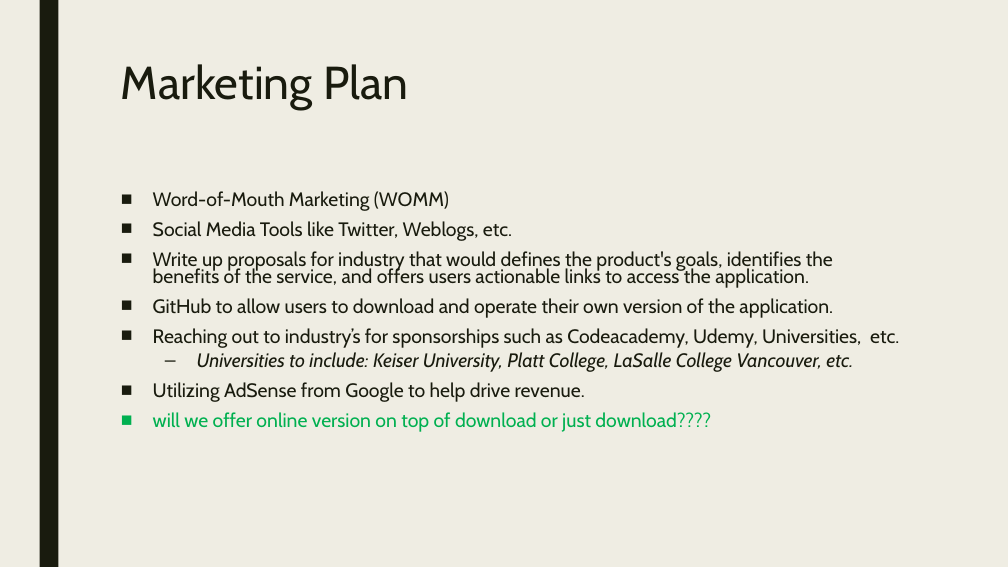
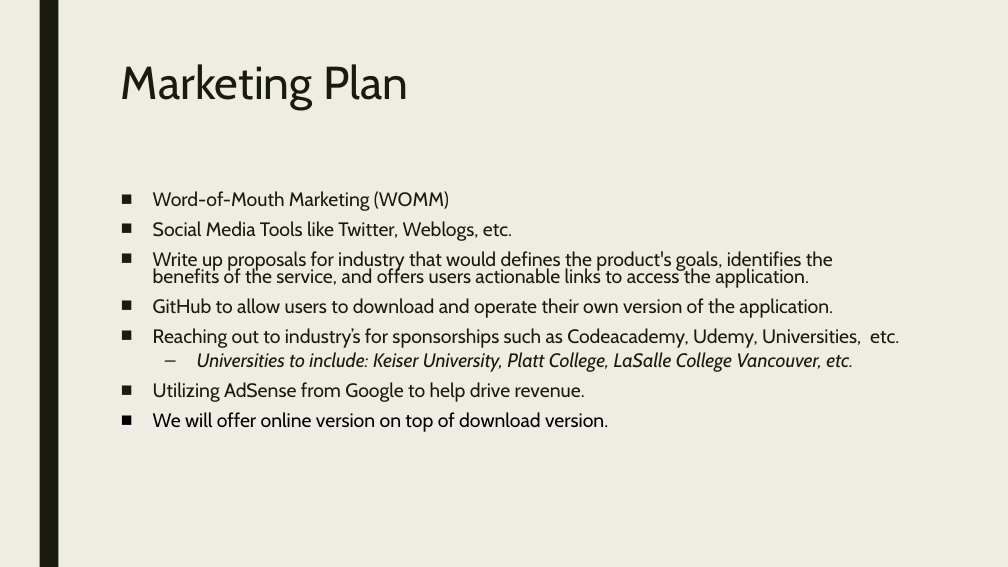
Before and after one commit to codeDeck-Learning-Tools/codeDeck, a slide deck: slide 8 of powerpoint/codeDeck.pptx. Drawn at 1008x567 pixels with LibreOffice and Linux fonts; fonts in the diff are those of the drawing. Boxes give left, top, right and bottom in pixels: in the first picture for what was removed or moved away, otherwise in the second. Text is boxed around its words. In the diff, an @@ line names an element or a change of style, - is before the commit and + after.

```diff
--- a/powerpoint/codeDeck.pptx
+++ b/powerpoint/codeDeck.pptx
@@ text at [153,412,608,432]: text changed; text colour #00B050 to #000000 @@
-■ will we offer online version on top of download or just download????
+■ We will offer online version on top of download version.
```
Also in this commit, not shown: 4 other slides changed.
